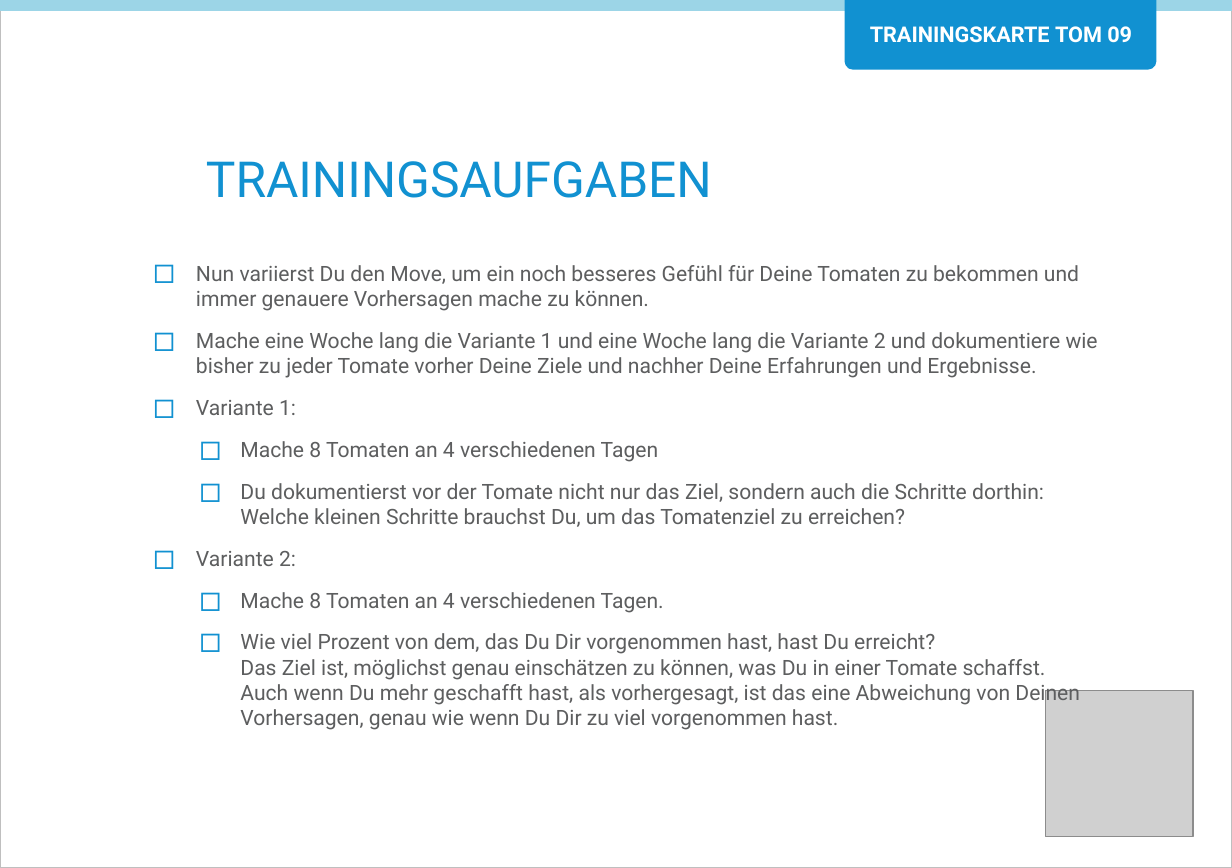
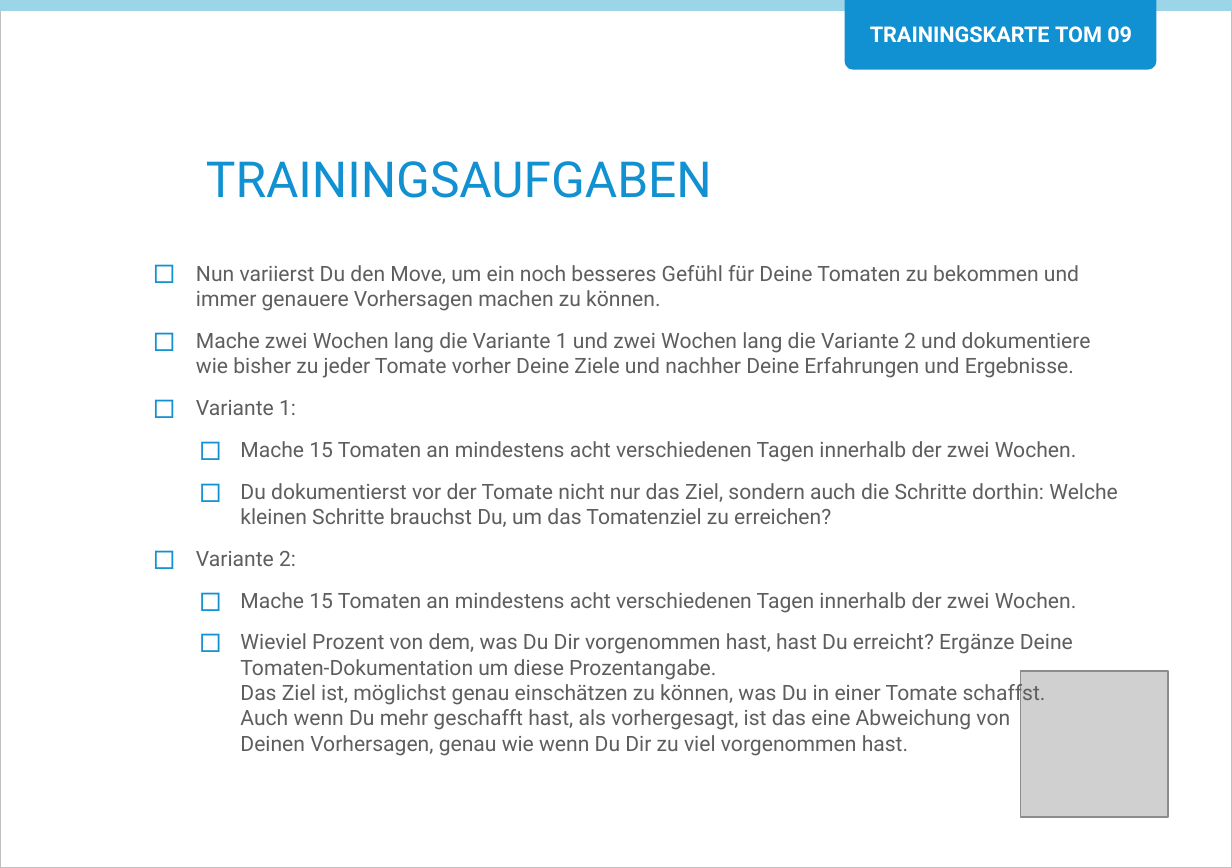
Before and after one commit to Teamtool/training-materials, a slide deck: slide 2 of agile moves/Tomatoes (TOM)/ger/journeyman/ger_TOM_09_Aufdrehen_fertig_los_AM_J.pptx. Drawn at 1232x868 pixels with LibreOffice and Linux fonts; fonts in the diff are those of the drawing; grey boxes stand for pictures; background and template pictures are left out. Boxes give left, top, right and bottom in pixels: in the first picture for what was removed or moved away, otherwise in the second. Text is boxed around its words. In the diff, an @@ line names an element or a change of style, - is before the commit and + after.

Commit message:
TOM09

```diff
--- a/agile moves/Tomatoes (TOM)/ger/journeyman/ger_TOM_09_Aufdrehen_fertig_los_AM_J.pptx
+++ b/agile moves/Tomatoes (TOM)/ger/journeyman/ger_TOM_09_Aufdrehen_fertig_los_AM_J.pptx
@@ text at (x1=196, y1=265, x2=1091, y2=378): text changed @@
-◻ Nun variierst Du den Move, um ein noch besseres Gefühl für Deine Tomaten zu bekommen und immer genauere Vorhersagen mache zu können.
-◻ Mache eine Woche lang die Variante 1 und eine Woche lang die Variante 2 und dokumentiere wie bisher zu jeder Tomate vorher Deine Ziele und nachher Deine Erfahrungen und Ergebnisse.
+◻ Nun variierst Du den Move, um ein noch besseres Gefühl für Deine Tomaten zu bekommen und immer genauere Vorhersagen machen zu können.
+◻ Mache zwei Wochen lang die Variante 1 und zwei Wochen lang die Variante 2 und dokumentiere wie bisher zu jeder Tomate vorher Deine Ziele und nachher Deine Erfahrungen und Ergebnisse.
@@ text at (x1=240, y1=441, x2=1076, y2=462): text changed @@
-  ◻ Mache 8 Tomaten an 4 verschiedenen Tagen
+  ◻ Mache 15 Tomaten an mindestens acht verschiedenen Tagen innerhalb der zwei Wochen.
@@ text at (x1=240, y1=592, x2=1076, y2=756): text changed @@
-  ◻ Mache 8 Tomaten an 4 verschiedenen Tagen.
-  ◻ Wie viel Prozent von dem, das Du Dir vorgenommen hast, hast Du erreicht?
-    Das Ziel ist, möglichst genau einschätzen zu können, was Du in einer Tomate schaffst.
-    Auch wenn Du mehr geschafft hast, als vorhergesagt, ist das eine Abweichung von Deinen Vorhersagen, genau wie wenn Du Dir zu viel vorgenommen hast.
+  ◻ Mache 15 Tomaten an mindestens acht verschiedenen Tagen innerhalb der zwei Wochen.
+  ◻ Wieviel Prozent von dem, was Du Dir vorgenommen hast, hast Du erreicht? Ergänze Deine Tomaten-Dokumentation um diese Prozentangabe.
+    Das Ziel ist, möglichst genau einschätzen zu können, was Du in einer Tomate schaffst.
+    Auch wenn Du mehr geschafft hast, als vorhergesagt, ist das eine Abweichung von
+    Deinen Vorhersagen, genau wie wenn Du Dir zu viel vorgenommen hast.
@@ picture moved from (x1=1046, y1=691, x2=1193, y2=837) to (x1=1020, y1=672, x2=1168, y2=818) @@
```
Also in this commit, not shown: 1 other slide changed.
